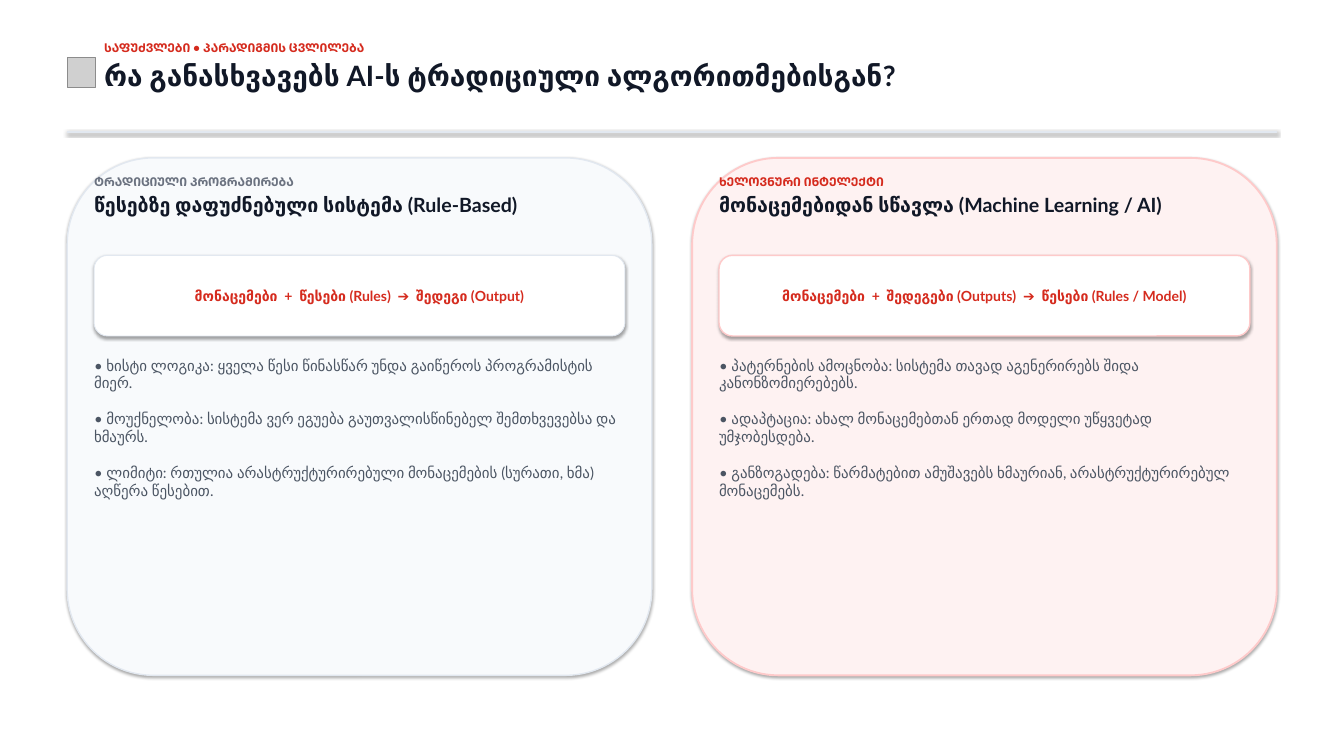
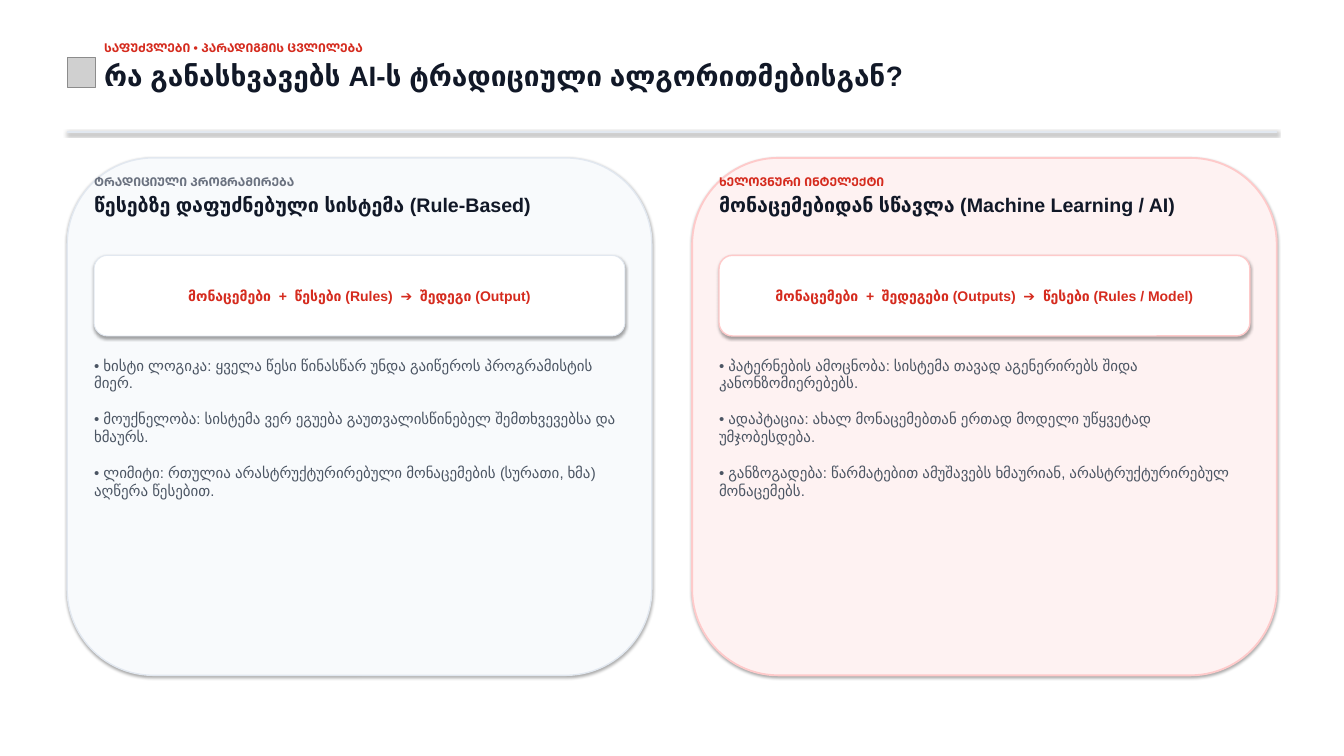
Before and after one commit to ShotaMart/skillwill-ai-curriculum, a slide deck: slide 2 of Skillwill_მოდული5_ლექცია1_პრეზენტაცია_ნიმუში.pptx. Drawn at 1344x756 pixels with LibreOffice and Linux fonts; fonts in the diff are those of the drawing; grey boxes stand for pictures. Boxes give left, top, right and bottom in pixels: in the first picture for what was removed or moved away, otherwise in the second. Text is boxed around its words. In the diff, an @@ line names an element or a change of style, - is before the commit and + after.

Commit message:
fix(logos, fonts): extract pure square 512x512 icons eliminating all distortion, apply Arial font uniformly to all slides, and update Drive files

```diff
--- a/Skillwill_მოდული5_ლექცია1_პრეზენტაცია_ნიმუში.pptx
+++ b/Skillwill_მოდული5_ლექცია1_პრეზენტაცია_ნიმუში.pptx
@@ font Lato to Arial in 7 elements at (x1=104, y1=43, x2=885, y2=93), (x1=94, y1=177, x2=531, y2=217), (x1=94, y1=255, x2=625, y2=336), (x1=94, y1=358, x2=616, y2=500), (x1=719, y1=177, x2=1175, y2=217), (x1=719, y1=255, x2=1250, y2=336), (x1=719, y1=358, x2=1228, y2=500) @@
```
Also in this commit, not shown: 8 other slides changed, 18 other files.
